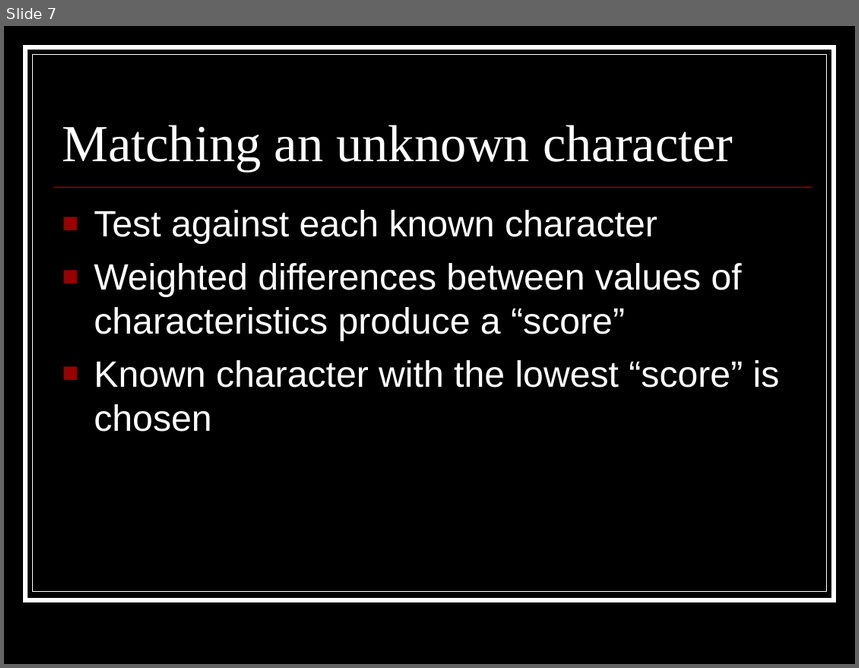
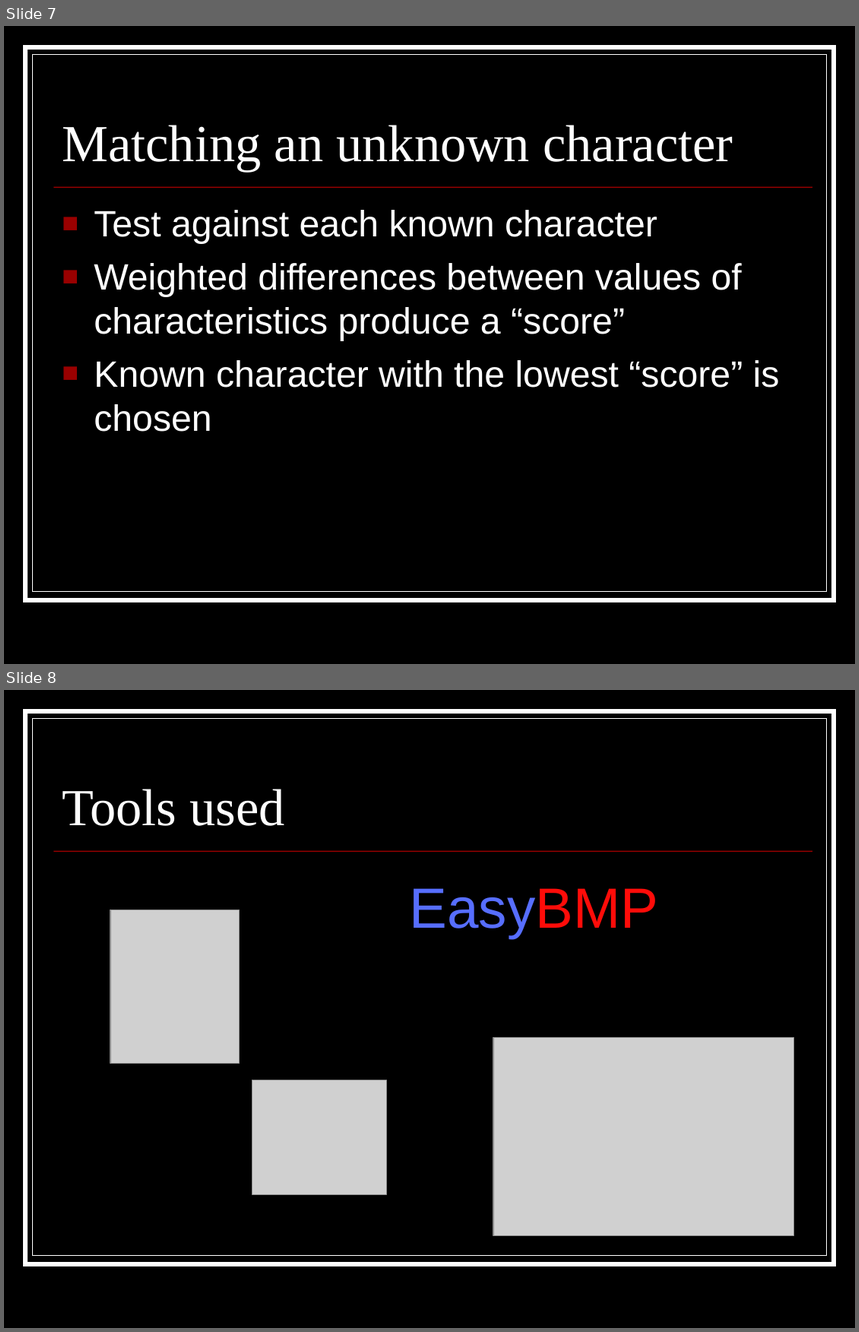
Before and after one commit to coyotebush/OCR, a slide deck: presentation/OCR.ppt. Shown one above the other, each under a label of ours: slide 7 before the commit, slides 7 and 8 after it. The pictures are 859x668 and 859x1332 pixels, drawn with LibreOffice and Linux fonts; fonts in the diff are those of the drawing; grey boxes stand for pictures. Boxes give left, top, right and bottom in pixels: in the first picture for what was removed or moved away, otherwise in the second. Text is boxed around its words. In the diff, an @@ line names an element or a change of style, - is before the commit and + after.

Commit message:
changes

```diff
--- a/presentation/OCR.ppt
+++ b/presentation/OCR.ppt
@@ slide 8 added at (4,690,855,1328), background #000000; not listed: 3 template elements that a slide beside it also shows @@
@@ title added at (62,789,285,826), 44 pt, text #FFFFFF @@
+Tools used
@@ text added at (410,888,659,939), 48 pt, text #576EFF @@
+EasyBMP
@@ picture added at (110,910,239,1064) @@
@@ picture added at (493,1037,794,1236) @@
@@ picture added at (253,1080,387,1195) @@
```
Also in this commit, not shown: 1 slide removed.
